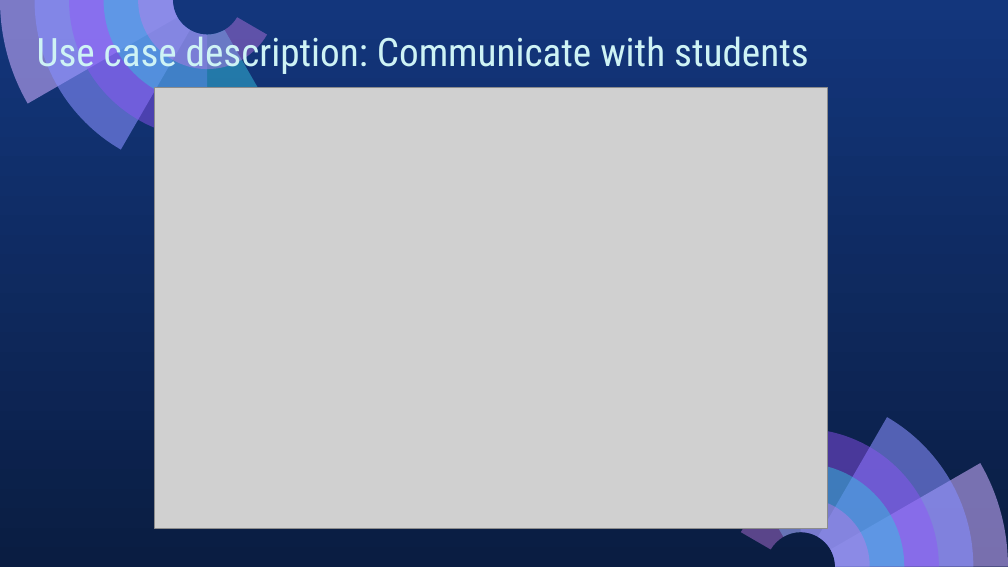
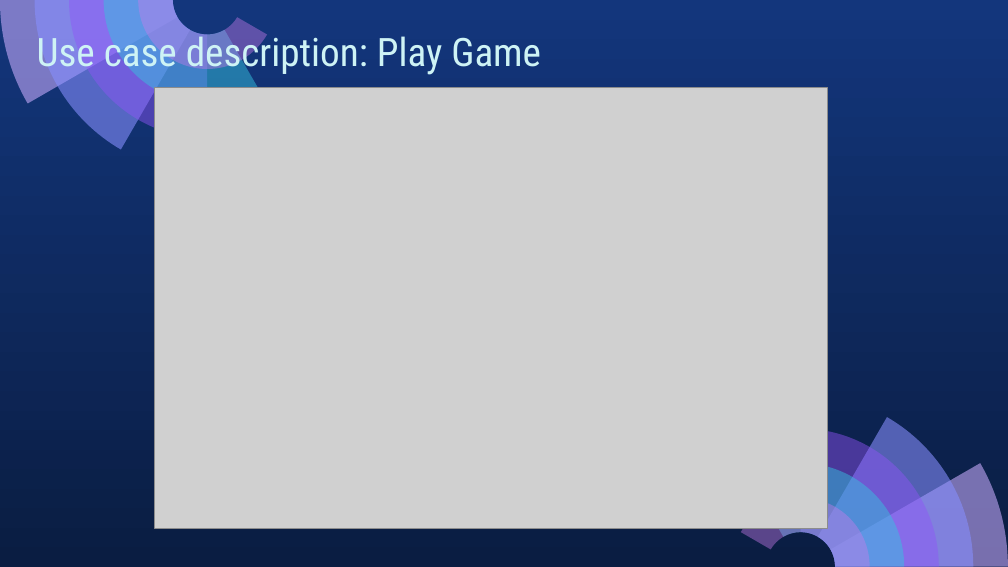
Before and after one commit to Abdullahaml1/cse608-assignments, a slide deck: slide 12 of Assignment_2/Assignment_2_presentation.pptx. Drawn at 1008x567 pixels with LibreOffice and Linux fonts; fonts in the diff are those of the drawing; grey boxes stand for pictures. Boxes give left, top, right and bottom in pixels: in the first picture for what was removed or moved away, otherwise in the second. Text is boxed around its words. In the diff, an @@ line names an element or a change of style, - is before the commit and + after.

```diff
--- a/Assignment_2/Assignment_2_presentation.pptx
+++ b/Assignment_2/Assignment_2_presentation.pptx
@@ text at (37,30,541,76): text changed @@
-Use case description: Communicate with students
+Use case description: Play Game
```
Also in this commit, not shown: 20 other slides changed, 4 slides added, 4 slides removed, 4 other files.
